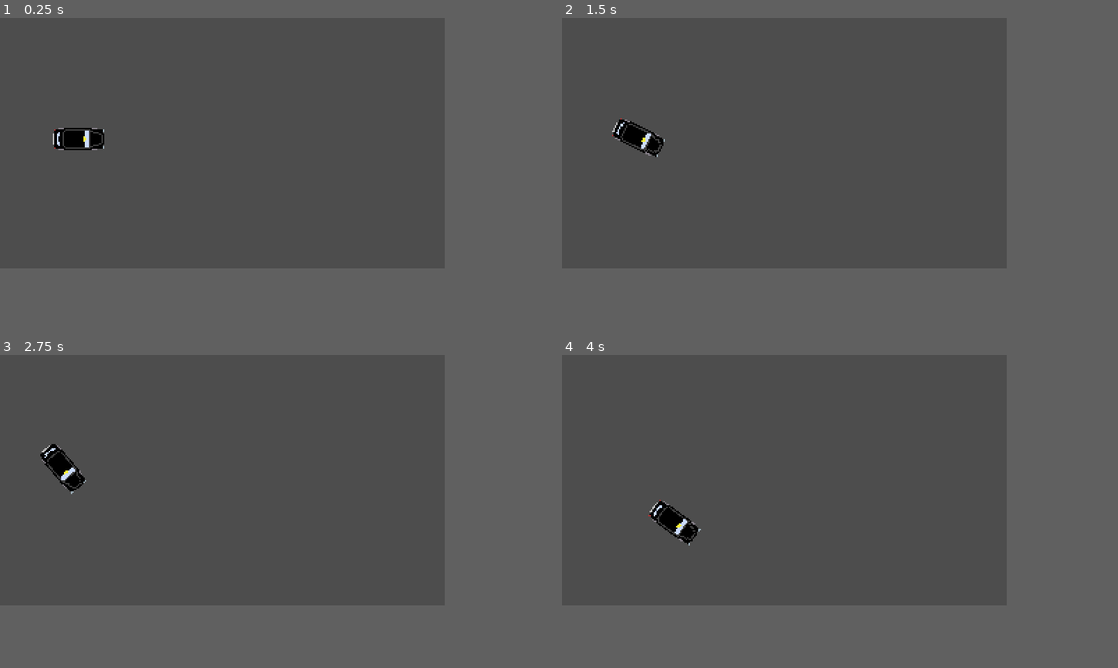
Above: before the commit, frames 1-4 (two rows, left to right).
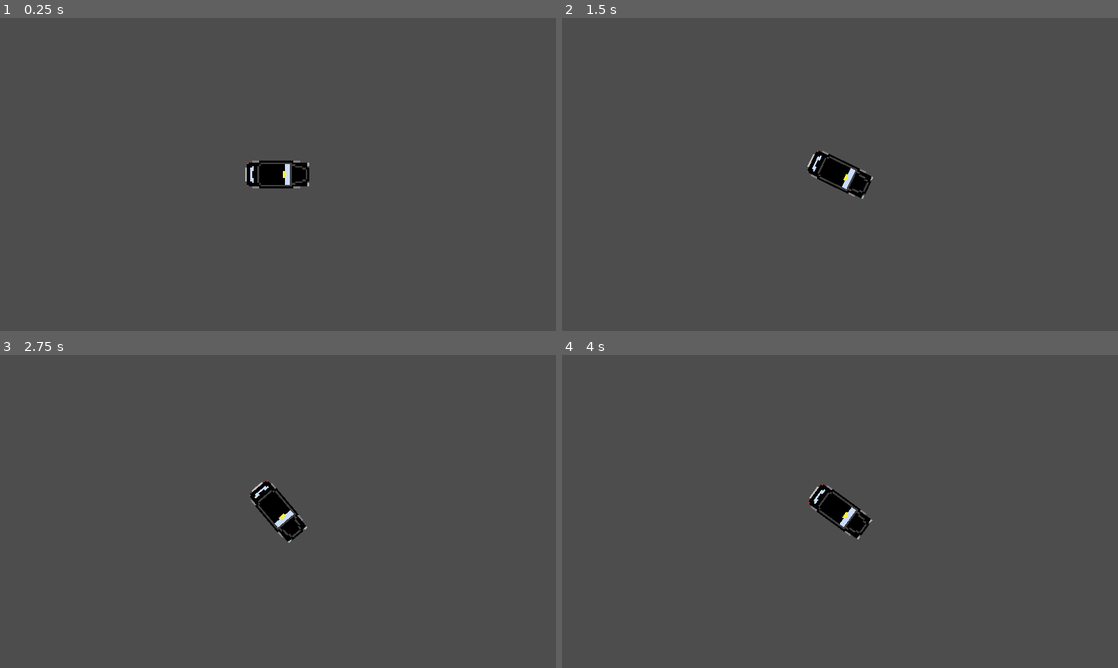
Above: after the commit, the same moments.

Repository: Samwalton9/HackneyCarriage
Game: Godot game, scene res://Map/map.tscn
Same seed, same stepped clock (60 frames per second), same inputs: the game is played once before the commit and once after it.
Inputs:
- Up to frame 1 (0.25 s): no input
- Up to frame 2 (1.5 s): tap Enter at 0.5 s; hold Right (ui_right) 0.53-1.28 s; hold Down (ui_down) from 1.28 s (still down)
- Up to frame 3 (2.75 s): release Down (ui_down) at 2.03 s; hold Right (ui_right) from 2.03 s (still down)
- Up to frame 4 (4 s): release Right (ui_right) at 2.78 s; hold Up (ui_up) 2.78-3.53 s; hold Left (ui_left) from 3.53 s (still down)
In our replay, the window is 640x360 before the commit and 800x450 after it. These sizes can differ from the game's own. Grey fills any space a smaller window leaves; there, only what the larger window draws over its background counts as a difference.

The runs differ from the first frame. In frame 1, 1.4% of the frame differs, in the area x 9-56%, y 35-55%; in frame 2, 1.4%; in frame 3, 1.4%; in frame 4, 1.4%, in the area x 15-56%, y 41-61%.

Commit message:
Add Camera and fix resolution

Diff:
--- a/Map/map.tscn
+++ b/Map/map.tscn
@@ -8,5 +8,8 @@
 [node name="Taxi" parent="." instance=ExtResource("1_krncb")]
 position = Vector2(57, 87)
 
+[node name="Camera2D" type="Camera2D" parent="Taxi"]
+zoom = Vector2(6, 6)
+
 [node name="PickupDropoff" parent="." instance=ExtResource("2_bsr8r")]
 position = Vector2(90, 45)
--- a/project.godot
+++ b/project.godot
@@ -17,10 +17,8 @@
 
 [display]
 
-window/size/viewport_width=320
-window/size/viewport_height=180
-window/size/window_width_override=1280
-window/size/window_height_override=720
+window/size/viewport_width=1920
+window/size/viewport_height=1080
 window/stretch/mode="viewport"
 
 [layer_names]
